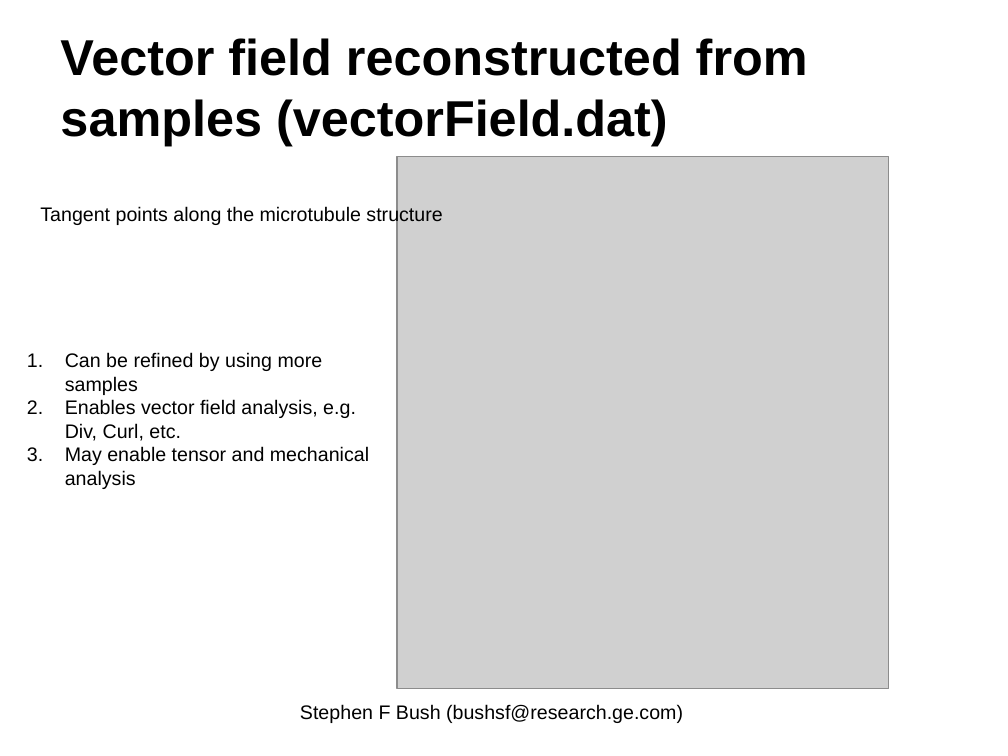
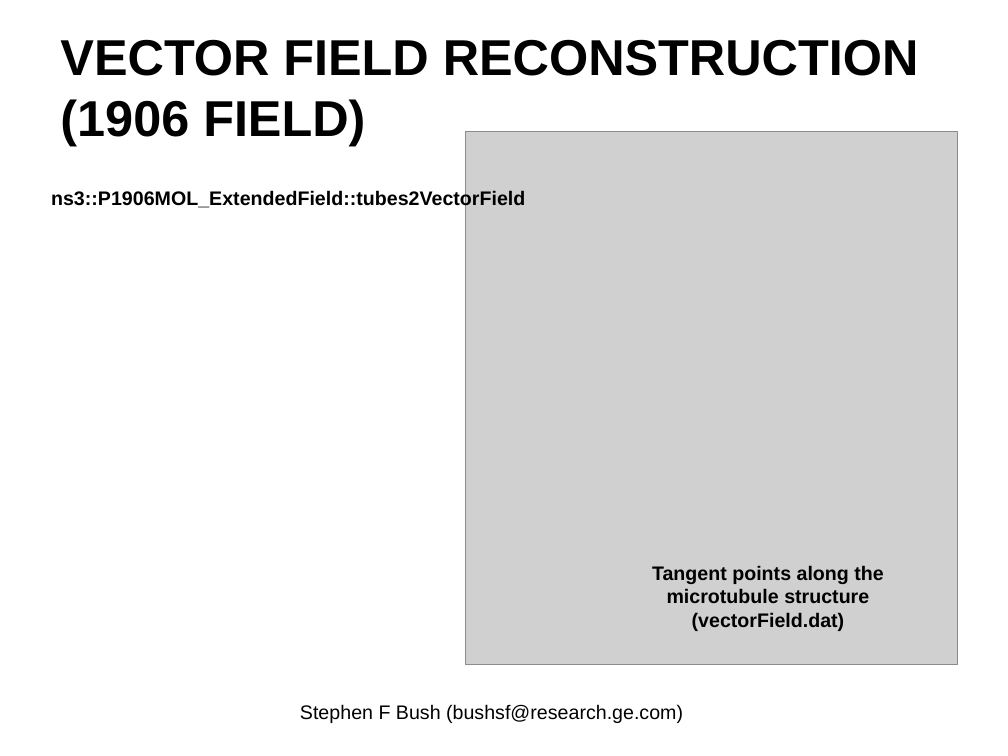
Before and after one commit to EnzoRong1013/ieee-p1906-1-reference-code, a slide deck: slide 13 of trunk/docs/p1906-1-Field-Component-Update.pptx (slide 9 before the commit). Drawn at 1008x756 pixels with LibreOffice and Linux fonts; fonts in the diff are those of the drawing; grey boxes stand for pictures. Boxes give left, top, right and bottom in pixels: in the first picture for what was removed or moved away, otherwise in the second. Text is boxed around its words. In the diff, an @@ line names an element or a change of style, - is before the commit and + after.

```diff
--- a/trunk/docs/p1906-1-Field-Component-Update.pptx
+++ b/trunk/docs/p1906-1-Field-Component-Update.pptx
@@ title at bbox=[60, 39, 919, 145]: text changed @@
-Vector field reconstructed from samples (vectorField.dat)
+VECTOR FIELD RECONSTRUCTION (1906 FIELD)
@@ picture: place and size @@
-picture at bbox=[397, 156, 889, 688]
+picture at bbox=[466, 132, 958, 664]
@@ text added at bbox=[51, 189, 525, 209], 14 pt, text #000000, bold @@
+ns3::P1906MOL_ExtendedField::tubes2VectorField
@@ text removed at bbox=[65, 352, 369, 489] @@
-1. Can be refined by using more samples
-2. Enables vector field analysis, e.g. Div, Curl, etc.
-3. May enable tensor and mechanical analysis
@@ text at bbox=[652, 565, 883, 631]: text changed; bold on @@
-Tangent points along the microtubule structure
+Tangent points along the microtubule structure (vectorField.dat)
```
Also in this commit, not shown: 14 other slides changed, 4 slides added, 4 slides removed.
